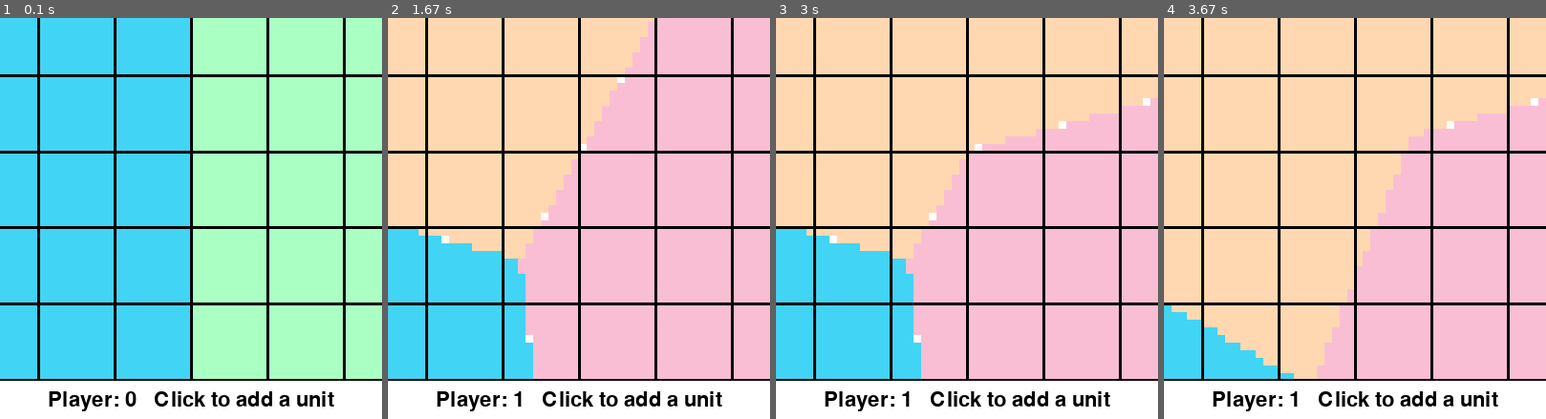
Above: before the commit, frames 1-4 (left to right).
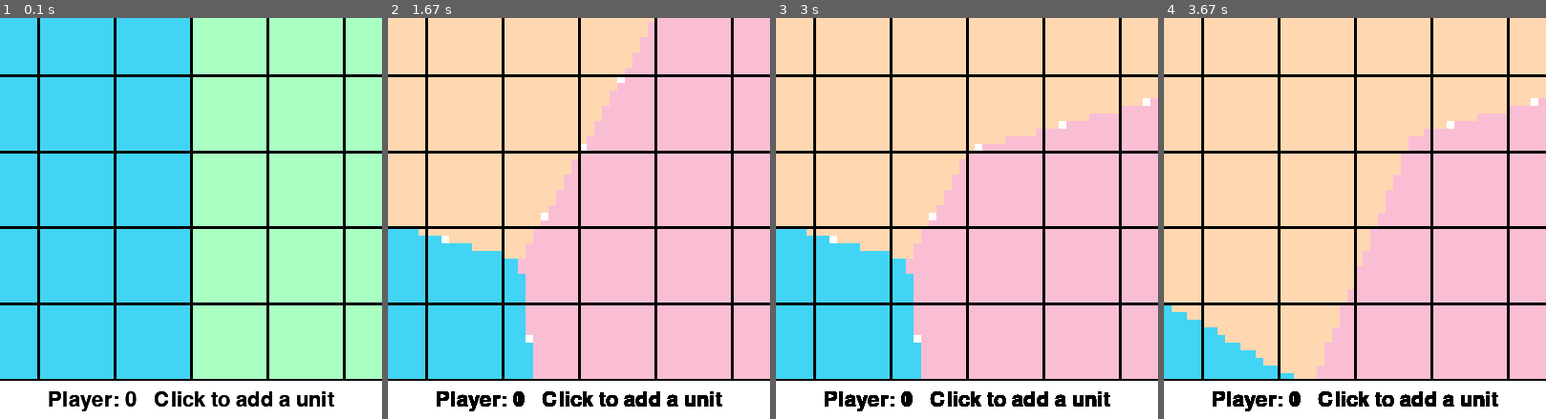
Above: after the commit, the same moments.

Repository: Shreeyak/COMS4444-Voronoi-Sim
Game: pygame game, started from main.py
Same seed, same stepped clock (60 frames per second), same inputs: the game is played once before the commit and once after it.
Inputs (mouse positions are % of the whole screen's width and height, from its top left):
- Up to frame 1 (0.1 s): no input
- Up to frame 2 (1.67 s): hold R 0.33-0.8 s; press the mouse at (65, 15) at 0.87 s; move the mouse to (76, 50) at 0.97 s; release the mouse at (87, 85) at 1.1 s; tap 2 at 1.17 s; click (14, 47) at 1.55 s
- Up to frame 3 (3 s): press the mouse at (14, 47) at 1.87 s; move the mouse to (25, 38) at 1.97 s; release the mouse at (36, 29) at 2.1 s; click (34, 17) at 2.22 s; click (12, 28) at 2.55 s; click (71, 32) at 2.88 s
- Up to frame 4 (3.67 s): click (20, 17) at 3.22 s; click (22, 61) at 3.55 s
The pictures show only the part of the screen within x 25-75%, y 50-100%; the shares and areas given below are measured in that part.

The runs differ from the first frame. In frame 1, 0.5% of the frame differs, in the area x 12-88%, y 93-99%; in frame 2, 0.6%; in frame 3, 0.6%; in frame 4, 0.6%.

Commit message:
Added comments

Diff:
--- a/main.py
+++ b/main.py
@@ -9,17 +9,21 @@
 from voronoi_game import VoronoiGameMap, Unit
 
 
-def pygame_main(game_map: VoronoiGameMap):
+def pygame_main(map_size, scale_px):
     """Main loop to run pygame"""
+    game_map = VoronoiGameMap(map_width=map_size, scale_px=scale_px, unit_px=5)
+
     pygame.init()
     caption = "COMS 4444: Voronoi"
     pygame.display.set_caption(caption)
 
+    # pygame creates Surface objects on which it draws graphics. Surfaces can be layered on top of each other.
     # Add a section below the map for text
     text_h = 40  # Height of text info box
     s_width = game_map.img_w
     s_height = game_map.img_h + text_h
     screen = pygame.display.set_mode((s_width, s_height))  # Main screen surface. X-right, Y-down (not numpy format)
+    screen.fill((255, 255, 255))
 
     font = pygame.font.SysFont(None, 32)
     text_box_rect = pygame.rect.Rect(0, s_height - text_h, s_width, text_h)  # Rect around text box
@@ -33,16 +37,19 @@
           f"  R: Reset game\n"
           f"  Default Mode: Click to add units")
 
-    # Create an img of the map
-    _ = game_map.compute_occupancy_map()
-    occ_img = game_map.get_colored_occ_map()
-
-    _occ_img = np.swapaxes(occ_img, 0, 1)  # Req to correct coords for pygame format
+    # Create a surface for the map from initial map img
+    occ_img = game_map.get_colored_occ_map()  # Map Surface size and type is initialized from this image
+    _occ_img = np.swapaxes(occ_img, 0, 1)  # Convert coords into pygame format
     occ_surf = pygame.pixelcopy.make_surface(_occ_img)
 
     # Game data
     curr_player = 0  # The player whose units will be modified
     info_mode = "Click to add a unit"
+
+    # TODO: Remove units with click (shift-click or change mode with key)
+    # TODO: Check which units are killed on keypress
+    # TODO: (Low priority) Click and drag to move units
+    # TODO: (Low priority) Ignore multiple clicks: If multiple clicks on the exact spot, don't add a unit
 
     running = True
     while running:
@@ -53,11 +60,7 @@
 
         _ = clock.tick(30)  # Limit to 30fps
 
-        # TODO: Remove units with click (shift-click or change mode with key)
-        # TODO: Check which units are killed on keypress
-        # TODO: (Low priority) Click and drag to move units
-        # TODO: (Low priority) Ignore multiple clicks: If multiple clicks on the exact spot, don't add a unit
-
+        # Handle events such as mouse clicks and key presses
         for event in pygame.event.get():
             if event.type == pygame.QUIT:
                 running = False
@@ -65,8 +68,11 @@
             elif event.type == pygame.MOUSEBUTTONUP:
                 if event.pos[1] > game_map.img_h:
                     continue  # Ignore clicks on the text area
-                pos = game_map.px_to_metric(event.pos)
-                game_map.add_units([Unit(curr_player, pos[::-1])])
+
+                # Add unit
+                pos = game_map.px_to_metric(event.pos[::-1])
+                game_map.add_units([Unit(curr_player, pos)])
+
                 _ = game_map.compute_occupancy_map()
                 occ_img = game_map.get_colored_occ_map()
                 logging.debug(f"Added unit: Player: {curr_player}, Pos: {pos}")
@@ -74,31 +80,33 @@
             elif event.type == pygame.KEYDOWN:
                 if event.key == pygame.K_ESCAPE:
                     running = False
+
                 elif pygame.K_0 <= event.key <= pygame.K_9:
+                    # Set player
                     pl_map = {pygame.K_1: 0, pygame.K_2: 1, pygame.K_3: 2, pygame.K_4: 3}
                     curr_player = pl_map[event.key]
                     logging.debug(f"Player set to: {curr_player}")
+
                 elif event.key == pygame.K_r:
+                    # Reset map
                     game_map.reset()
                     occ_img = game_map.get_colored_occ_map()
                     logging.debug(f"Reset the map")
 
-        # For future flexibility, keep main screen separate from the map we'll draw
-        screen.fill((255, 255, 255))
-
-        # Update the img surface
+        # Update the occ map surface
         pygame.pixelcopy.array_to_surface(occ_surf, np.swapaxes(occ_img, 0, 1))
 
-        # Draw the img surface on the screen surface
+        # Draw the map surface on the screen surface
         screen.blit(occ_surf, (0, 0))
 
-        # Add Info text
+        # Draw Info text on screen surface
         info_text = f"Player: {curr_player}   " + info_mode
         text_surf = font.render(info_text, True, (0, 0, 0))
         text_rect = text_surf.get_rect()  # Size of the text
         text_rect.center = text_box_rect.center  # Center text in text box
         screen.blit(text_surf, text_rect.topleft)
 
+        # Update the game window to see latest changes
         pygame.display.update()
 
     pygame.quit()
@@ -114,6 +122,5 @@
     game_window_width = 800
     map_size = args.map_size
     scale_px = game_window_width // map_size
-    game_map = VoronoiGameMap(map_width=map_size, scale_px=scale_px, unit_px=5)
 
-    pygame_main(game_map)
+    pygame_main(map_size, scale_px)
--- a/voronoi_game.py
+++ b/voronoi_game.py
@@ -219,6 +219,8 @@
                             draw_units: bool = True):
         """Visualizes an NxN Occupancy map for the voronoi game.
         Each cell is assigned a number from 0-5: 0-3 represents a player occupying it, 4 means contested
+
+        NOTE: Occupancy map should be updated before calling this func
         """
         if occ_map is None:
             occ_map = self._occupancy_map
